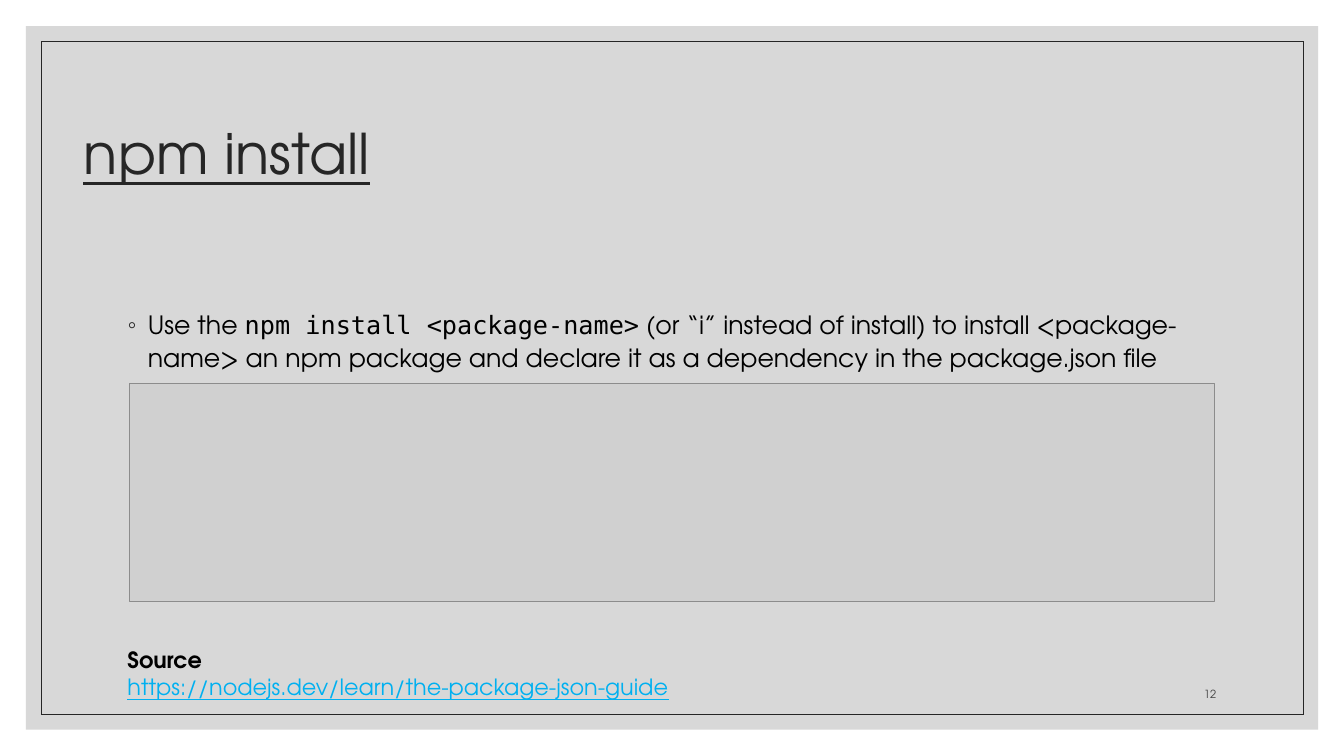
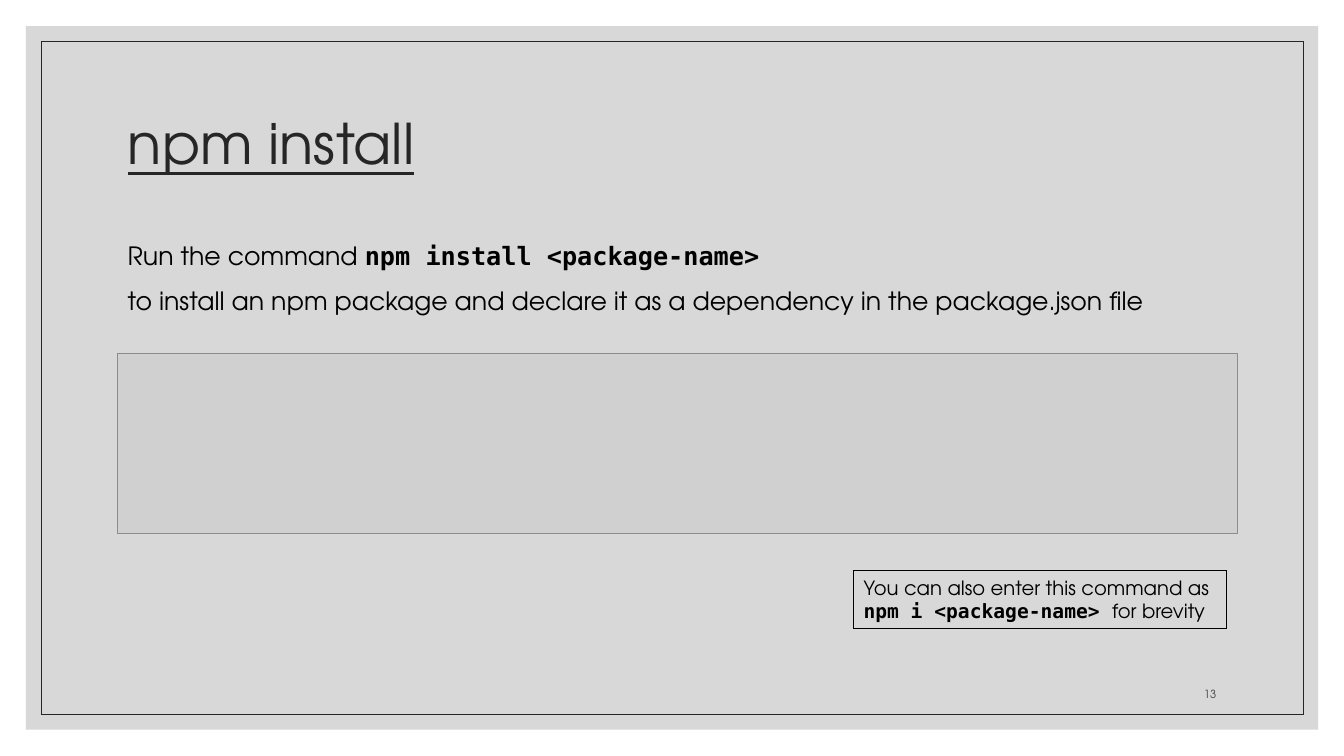
Before and after one commit to zackstotts/base-node-curriculum, a slide deck: slide 13 of unit_01/slides/Unit01-PartII.pptx (slide 12 before the commit). Drawn at 1344x756 pixels with LibreOffice and Linux fonts; fonts in the diff are those of the drawing; grey boxes stand for pictures. Boxes give left, top, right and bottom in pixels: in the first picture for what was removed or moved away, otherwise in the second. Text is boxed around its words. In the diff, an @@ line names an element or a change of style, - is before the commit and + after.

```diff
--- a/unit_01/slides/Unit01-PartII.pptx
+++ b/unit_01/slides/Unit01-PartII.pptx
@@ title "npm install": place and size @@
-title "npm install" at box(83, 132, 370, 185)
+title "npm install" at box(128, 122, 415, 175)
@@ text at box(128, 244, 1143, 316): text changed @@
-◦ Use the npm install <package-name> (or “i” instead of install) to install <package-name> an npm package and declare it as a dependency in the package.json file
+Run the command npm install <package-name>
+to install an npm package and declare it as a dependency in the package.json file
@@ picture: place and size @@
-picture at box(130, 383, 1215, 601)
+picture at box(118, 354, 1238, 534)
@@ rectangle added at box(854, 571, 1227, 628), outline #000000 0.75 pt, 14 pt, text #000000 @@
+You can also enter this command as npm i <package-name> for brevity
@@ text removed at box(127, 651, 668, 700) @@
-Source
-https://nodejs.dev/learn/the-package-json-guide
@@ page number at box(1204, 689, 1216, 698): text changed @@
-12
+13
```
Also in this commit, not shown: 17 other slides changed, 6 slides added, 10 slides removed, 1 other file.
